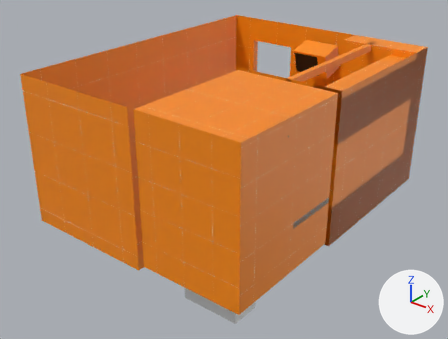
What one commit did to the Blender file assets/scenes/room/model/room.blend.
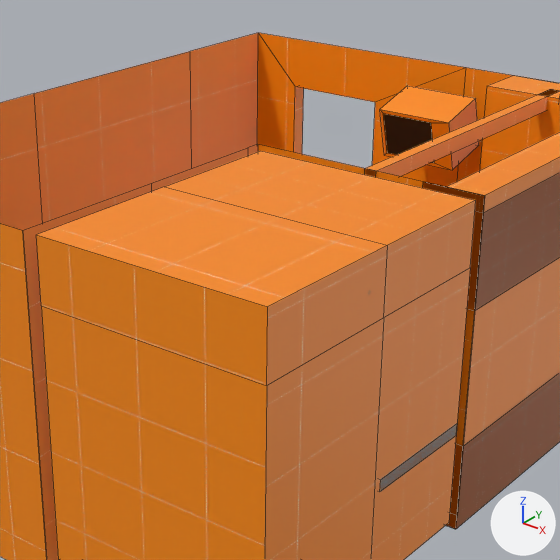
There are two pictures of each version: one whole from a 50 mm lens placed at (24.7, -32.2, 23.0), pointed at (-1.3, 0.3, 2.8), one close up on the part from 26% to 84% of the width and 0% to 77% of the height. Lighting does not change. The marker at lower right points along +X, +Y and +Z. The close-ups show mesh edges as thin lines.

The first close-up shows 'Bed', 'Cube.001', 'Cube.003', 'Cupboard', 'Room-col', 'Room-col.001', 'Wall', 'tv'.
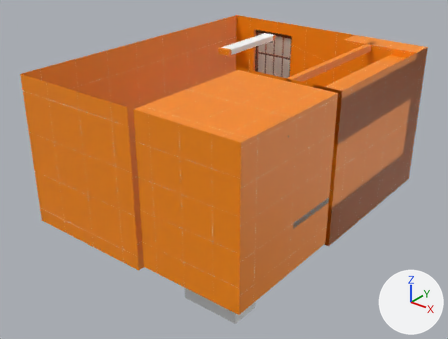
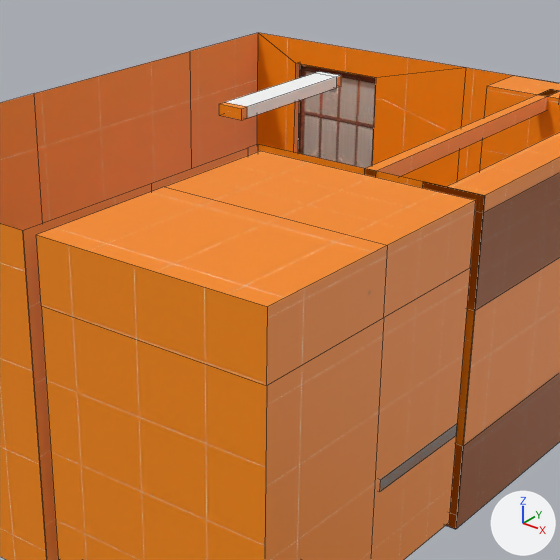
Scene script edits in JSON lines:
```json
{"op": "add", "block": "img_window_industrial_jpg", "code": ["img_window_industrial_jpg = load_image('window_industrial.jpg', 'window_industrial.jpg', 63, 106, 'sRGB')"]}
{"op": "add", "block": "mat_white", "code": ["mat_white = principled_material('white')", "mat_white.base_color = (1.0, 1.0, 1.0)  # white #ffffff"]}
{"op": "add", "block": "mat_window", "code": ["mat_window = principled_material('window')", "mat_window.texture = img_window_industrial_jpg"]}
{"block": "me_plane", "where": "me_plane.from_pydata(...)  # 31 vertices, 20 faces; spans x -10.0..8.0, y -10.0..13.6, z 0.0..11.0"}
{"block": "me_plane", "where": "# used by ob_room_col_001; location = (0.0, 0.0, 0.0)"}
{"block": "me_plane", "where": "# before: 25 (-4.0, 13.0, 9.0) at pixel (375, 102), 26 (-8.0, 13.0, 9.0) at pixel (295, 86), 29 (-4.0, 13.6, 9.0), 30 (-8.0, 13.6, 9.0)"}
{"block": "me_plane", "change": "me_plane part 1"}
{"op": "add", "block": "me_plane", "code": "for i in [25, 26, 29, 30]: me_plane.vertices[i].co += Vector((0.0, 0.0, 1.0))"}
{"op": "add", "block": "me_cube", "code": ["me_cube = bpy.data.meshes.new('Cube')", "me_cube.from_pydata(...)  # 20 vertices, 14 faces; spans x -0.8..0.2, y -3.0..3.0, z 10.5..10.9", "# faces by material slot: [5, 9]", "me_cube.materials.append(mat_white)  # white #ffffff", "me_cube.materials.append(mat_dev)  # picture img_texture_02_png"]}
{"op": "add", "block": "me_plane_007", "code": ["me_plane_007 = bpy.data.meshes.new('Plane.007')", "me_plane_007.from_pydata(...)  # 4 vertices, 1 face; spans x -2.0..2.0, y -1.0..5.0, z 0.7", "me_plane_007.materials.append(mat_window)  # picture img_window_industrial_jpg"]}
{"op": "remove", "block": "ob_tv", "code": ["ob_tv = bpy.data.objects.new('tv', me_plane_003)", "ob_tv.location = (-0.5, 11.4, 8.93)", "ob_tv.rotation_euler = (0.262, 0.0, 0.0)  # degrees (15, 0, 0)"]}
{"op": "add", "block": "ob_cube", "code": ["ob_cube = bpy.data.objects.new('Cube', me_cube)", "ob_cube.location = (-3.2, 6.0, 0.1)"]}
{"op": "add", "block": "ob_plane_001", "code": ["ob_plane_001 = bpy.data.objects.new('Plane.001', me_plane_007)", "ob_plane_001.location = (-6.0, 14.0, 5.0)", "ob_plane_001.rotation_euler = (1.571, 0.0, 0.0)  # degrees (90, 0, 0)"]}
```

Location of each change, (x1, y1, x2, y2) in pixels of the close-ups (560 x 560 px; the box of a moved part takes in the faces that stretch with it):
```json
{"object": "Plane.001", "change": "added", "after": [298, 64, 376, 168], "on screen": "brown"}
{"object": "tv", "change": "deleted", "before": [380, 86, 479, 170], "on screen": "orange", "faces in mat_dev (picture img_texture_02_png)": [380, 86, 479, 170], "faces in mat_black (black #000000)": [383, 113, 434, 163]}
{"object": "Cube", "change": "added", "after": [219, 71, 341, 120], "faces in mat_white (white #ffffff)": [226, 71, 341, 118], "faces in mat_dev (picture img_texture_02_png)": [219, 76, 341, 120]}
{"part": 1, "of": "me_plane", "change": "moved or reshaped", "before": [257, 33, 466, 187], "after": [257, 33, 466, 187]}
```
